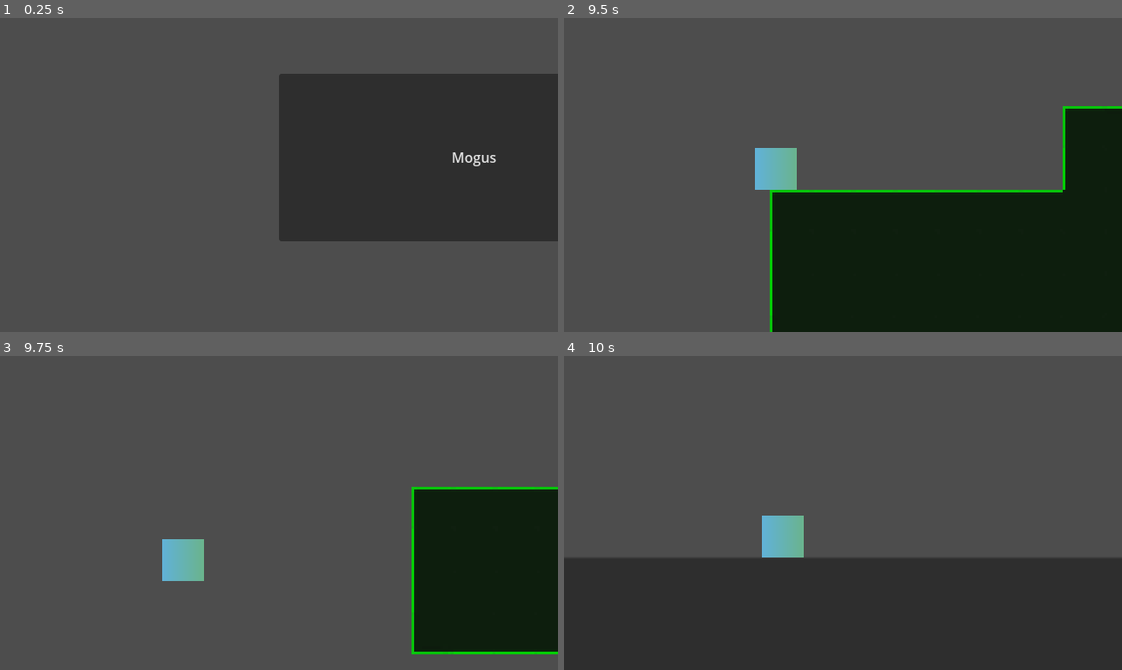
Above: before the commit, frames 1-4 (two rows, left to right).
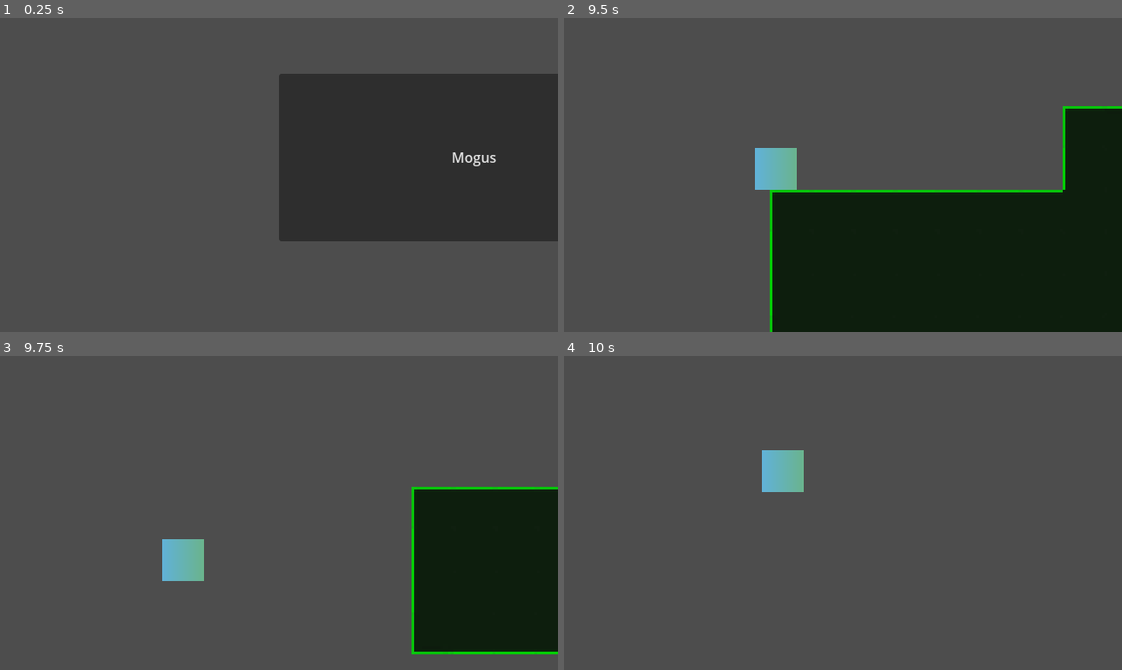
Above: after the commit, the same moments.

Repository: DavidAV05/FirstGame
Game: Godot game, scene res://game/menus/main_menu.tscn
The game is run twice, just before and just after one commit, with the same random seed, the same clock (stepped at 60 frames per second) and the same inputs.
Inputs:
- Up to frame 1 (0.25 s): no input
- Up to frame 2 (9.5 s): click "Mogus" at 0.5 s; hold Right (move_right) 1.28-2.78 s; tap Space (jump) at 1.35, 1.52, 1.82, 2.27, 2.3, 2.57, 2.85, 3.77, 3.8, 4.07, 4.35, 4.52, 4.82, 5.27, 5.3, 5.57, 5.85, 6.77, 6.8, 7.07, 7.35, 7.52, 7.82, 8.27, 8.3, 8.57, 8.85 s; tap Shift (dash) every 1.5 s from 2.1 to 8.1 s; hold Left (move_left) 2.78-5.03 s; hold Right (move_right) 5.03-8.78 s; hold Left (move_left) from 8.78 s (still down)
- Up to frame 3 (9.75 s): keep holding Left (move_left); tap Shift (dash) at 9.6 s
- Up to frame 4 (10 s): keep holding Left (move_left); tap Space (jump) at 9.77, 9.8 s

Frames 1-3 are identical in both runs. In frame 4, 38% of the frame differs, in the area x 0-100%, y 30-100%.

Commit message:
Added coyote timer

Diff:
--- a/game/Characters/player/player.gd
+++ b/game/Characters/player/player.gd
@@ -6,10 +6,12 @@
 # Dash variables
 var dash = true
 @onready var dash_timer = $dash_timer
+# * See wait time in _ready
 const dash_cooldown = .5
 
 # Jump variables
 @onready var coyote_timer = $coyote_timer
+var can_jump = true
 
 # Gets all the camera variables
 @onready var camera = $Camera2D
@@ -19,6 +21,9 @@
 # Get the gravity from the project settings to be synced with RigidBody nodes.
 var gravity = ProjectSettings.get_setting("physics/2d/default_gravity")
 var TERMINAL_VELOCITY = gravity * 3
+
+func _ready():
+	coyote_timer.wait_time = 1
 
 # Handles all the basic horizontal movement
 func move_horizontal (direction):
@@ -46,23 +51,30 @@
 
 # Handles jump input, check next to gravity for coyote timer
 func jump_func():
-	if is_on_floor() or !coyote_timer.is_stopped():
+	if can_jump:
+		can_jump = false
 		velocity.y = JUMP_VELOCITY
 
 # Handles coyote timer
 func _on_coyote_timer_timeout():
-	pass
+	can_jump = false
 
 func _physics_process(delta):
 	move_and_slide()
-	print(coyote_timer.is_stopped())
+	print("Timer stopped: ", coyote_timer.is_stopped())
+	print("Can jump: ", can_jump)
 
 
 	# Add the gravity and dash "recharge".
 	if !is_on_floor() and velocity.y <= TERMINAL_VELOCITY:
 		# Gravity
 		velocity.y += gravity * delta
+
+		if coyote_timer.is_stopped():
+			coyote_timer.start()
 	else:
+		coyote_timer.stop()
+		can_jump = true
 		dash = true
 
 
--- a/game/Characters/player/player.tscn
+++ b/game/Characters/player/player.tscn
@@ -1,6 +1,6 @@
 [gd_scene load_steps=5 format=3 uid="uid://bwe8b1isyf17s"]
 
-[ext_resource type="Script" path="res://game/Characters/Player/player.gd" id="1_h1qef"]
+[ext_resource type="Script" path="res://game/Characters/player/player.gd" id="1_h1qef"]
 
 [sub_resource type="RectangleShape2D" id="RectangleShape2D_js6aq"]
 size = Vector2(16, 16)
--- a/game/world/levels/level1/level1.tscn
+++ b/game/world/levels/level1/level1.tscn
@@ -1,7 +1,7 @@
 [gd_scene load_steps=8 format=3 uid="uid://qxcj4ajltyrs"]
 
 [ext_resource type="Script" path="res://game/World/Levels/Level1/Void.gd" id="1_41fup"]
-[ext_resource type="PackedScene" uid="uid://bwe8b1isyf17s" path="res://game/Characters/Player/player.tscn" id="1_rsupv"]
+[ext_resource type="PackedScene" uid="uid://bwe8b1isyf17s" path="res://game/Characters/player/player.tscn" id="1_rsupv"]
 [ext_resource type="Texture2D" uid="uid://cobxnnp2njlge" path="res://assets/Tilemaps/Test maps/test_green.png" id="4_4217v"]
 
 [sub_resource type="RectangleShape2D" id="RectangleShape2D_yals0"]
